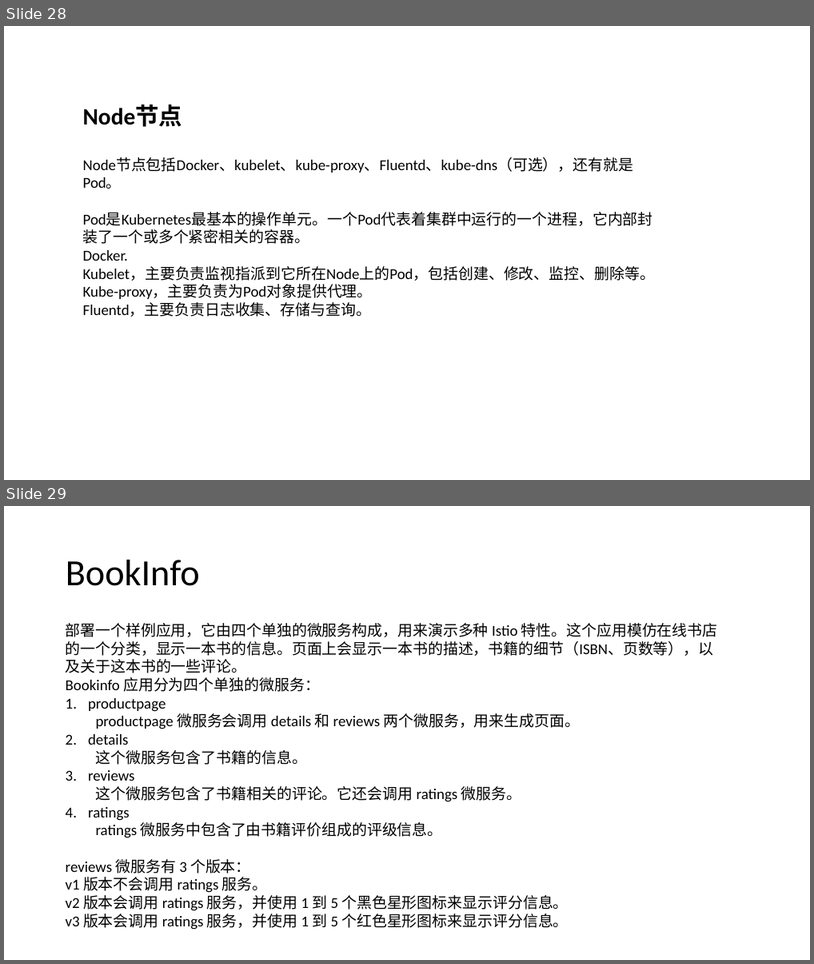
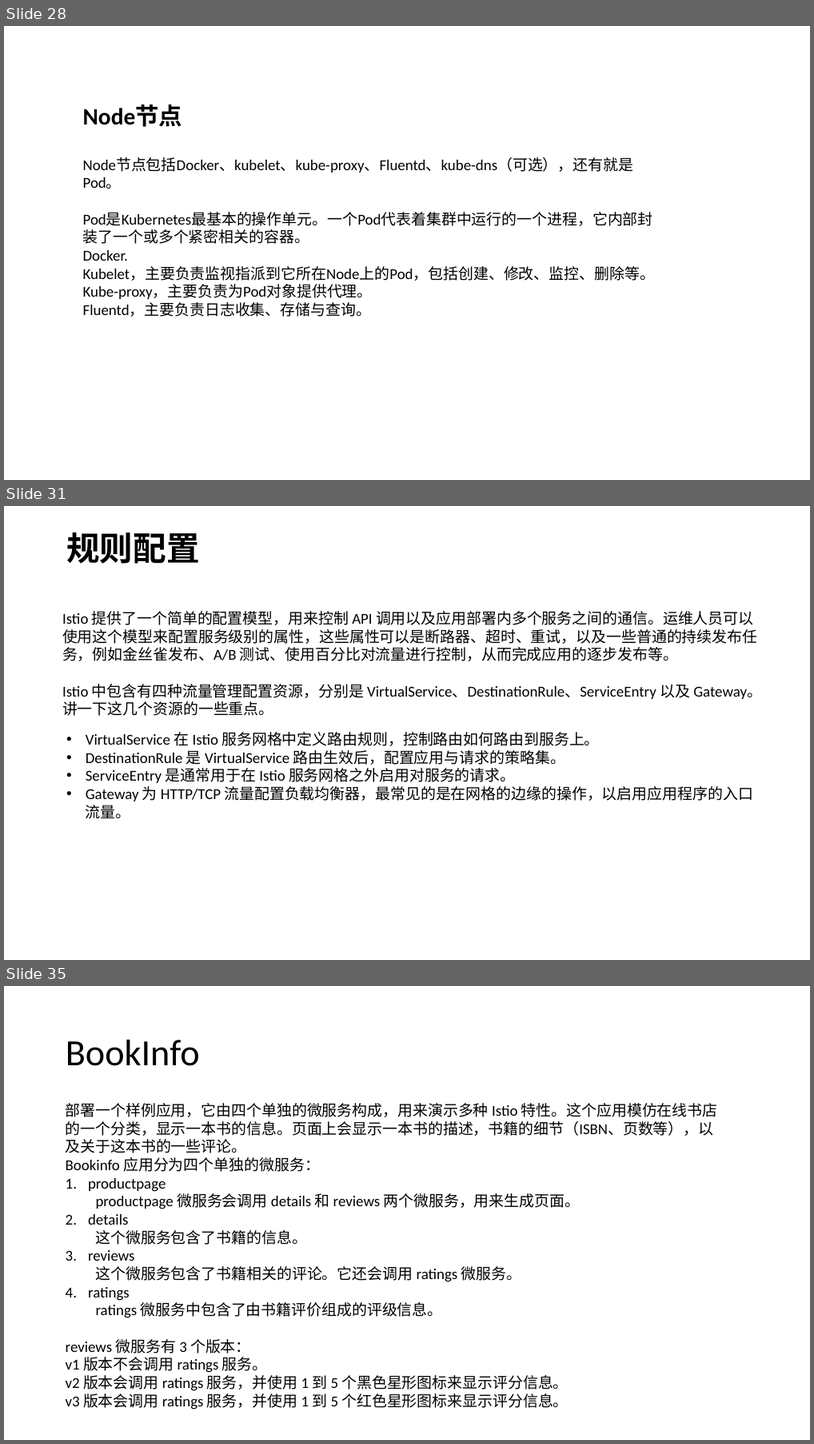
Before and after one commit to shanyao19940801/BookeNote, a slide deck: ServiceMesh/file/ServiceMesh.pptx. Shown one above the other, each under a label of ours: slides 28 and 29 before the commit, slides 28, 31 and 35 after it; the slides between them are not shown. The pictures are 814x964 and 814x1444 pixels, drawn with LibreOffice and Linux fonts; fonts in the diff are those of the drawing. Boxes give left, top, right and bottom in pixels: in the first picture for what was removed or moved away, otherwise in the second. Text is boxed around its words. In the diff, an @@ line names an element or a change of style, - is before the commit and + after.

```diff
--- a/ServiceMesh/file/ServiceMesh.pptx
+++ b/ServiceMesh/file/ServiceMesh.pptx
@@ slide 31 added at (4, 506, 810, 960), background #FFFFFF @@
@@ title added at (66, 532, 199, 564), 39.6 pt, text #000000, bold @@
+规则配置
@@ text added at (62, 611, 762, 716), 18 pt, text #000000 @@
+Istio 提供了一个简单的配置模型，用来控制 API 调用以及应用部署内多个服务之间的通信。运维人员可以使用这个模型来配置服务级别的属性，这些属性可以是断路器、超时、重试，以及一些普通的持续发布任务，例如金丝雀发布、A/B 测试、使用百分比对流量进行控制，从而完成应用的逐步发布等。
+Istio 中包含有四种流量管理配置资源，分别是 VirtualService、DestinationRule、ServiceEntry 以及 Gateway。讲一下这几个资源的一些重点。
@@ text added at (86, 732, 753, 819), 18 pt, text #000000 @@
+• VirtualService 在 Istio 服务网格中定义路由规则，控制路由如何路由到服务上。
+• DestinationRule 是 VirtualService 路由生效后，配置应用与请求的策略集。
+• ServiceEntry 是通常用于在 Istio 服务网格之外启用对服务的请求。
+• Gateway 为 HTTP/TCP 流量配置负载均衡器，最常见的是在网格的边缘的操作，以启用应用程序的入口流量。
@@ what was slide 29 is now slide 35 @@
```
Also in this commit, not shown: 3 slides changed, 5 other slides added, 13 other files.
